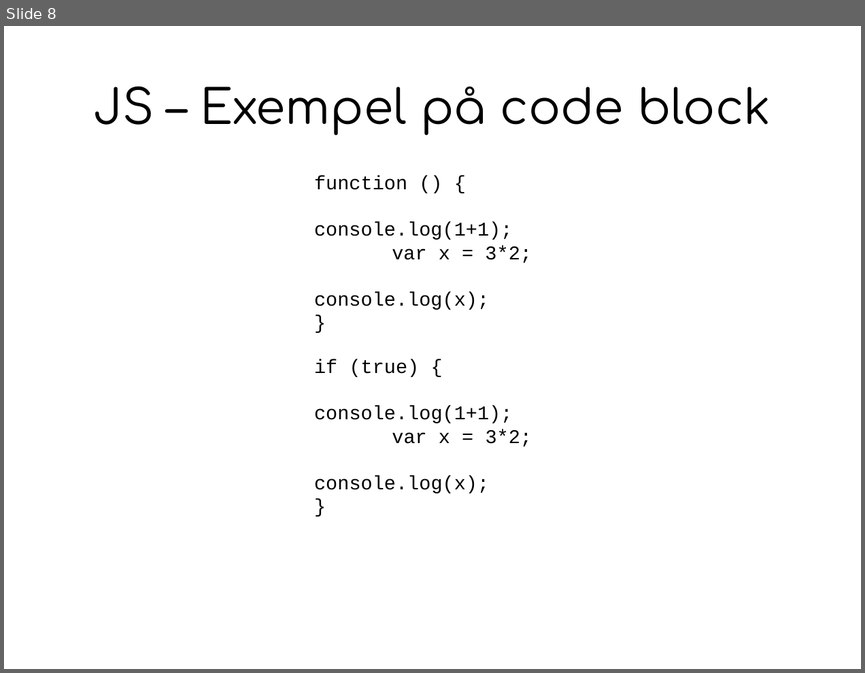
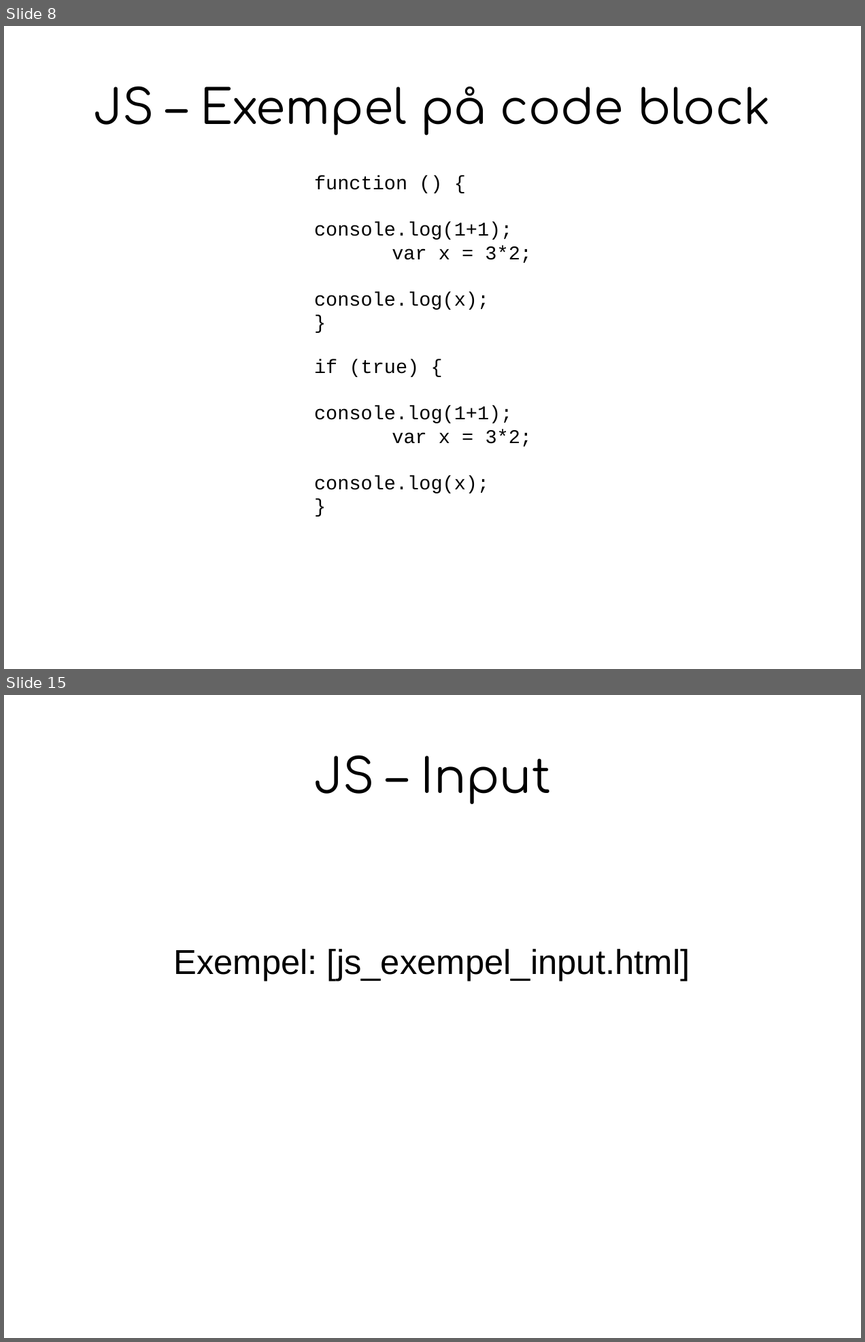
Before and after one commit to digidemlab/codemoth, a slide deck: js/presentation_js.odp. Shown one above the other, each under a label of ours: slide 8 before the commit, slides 8 and 15 after it; the slides between them are not shown. The pictures are 865x673 and 865x1342 pixels, drawn with LibreOffice and Linux fonts; fonts in the diff are those of the drawing. Boxes give left, top, right and bottom in pixels: in the first picture for what was removed or moved away, otherwise in the second. Text is boxed around its words. In the diff, an @@ line names an element or a change of style, - is before the commit and + after.

Commit message:
Finished first Javascript lesson materials: Console, arithmetics, variables and input.

```diff
--- a/js/presentation_js.odp
+++ b/js/presentation_js.odp
@@ slide 15 added at [4, 695, 861, 1338], background #FFFFFF @@
@@ title added at [313, 755, 551, 804], 44 pt, text #000000 @@
+JS – Input
@@ text added at [173, 949, 689, 981], 32 pt, text #000000 @@
+Exempel: [js_exempel_input.html]
```
Also in this commit, not shown: 2 slides changed, 7 other slides added, 9 other files.
